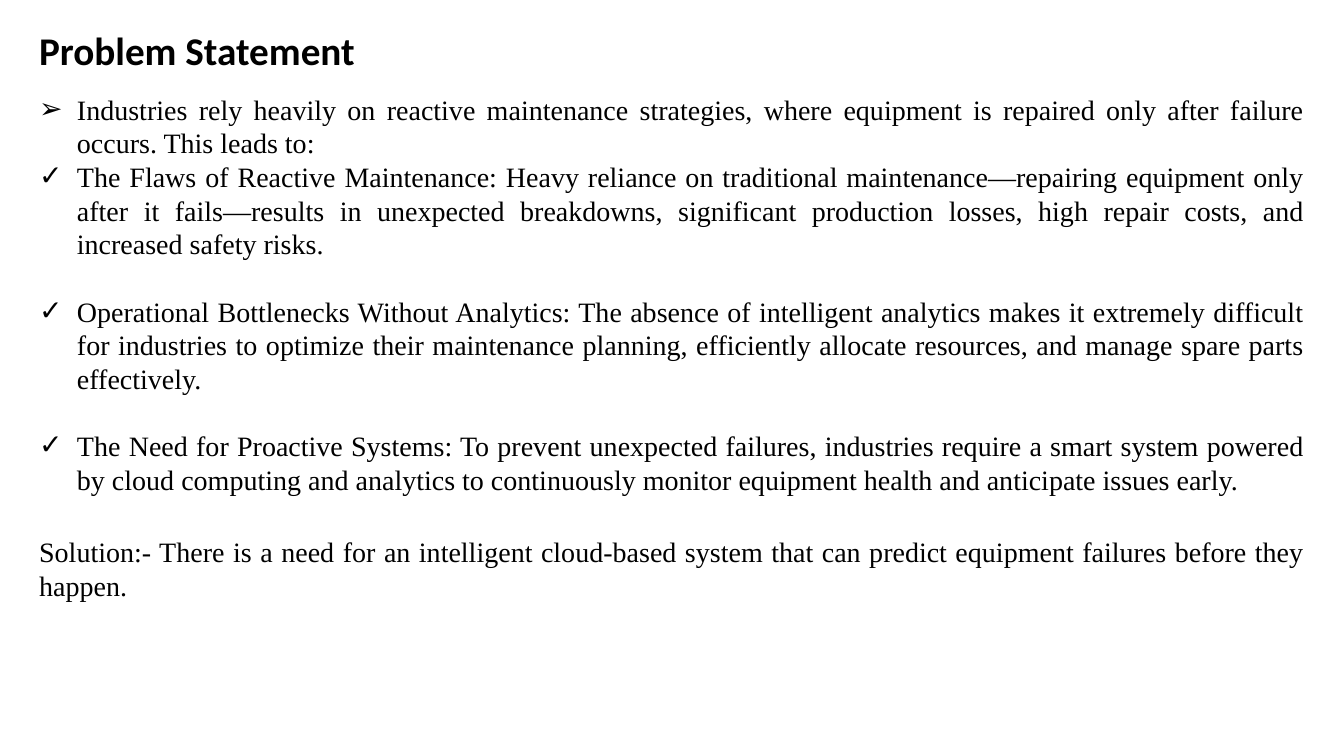
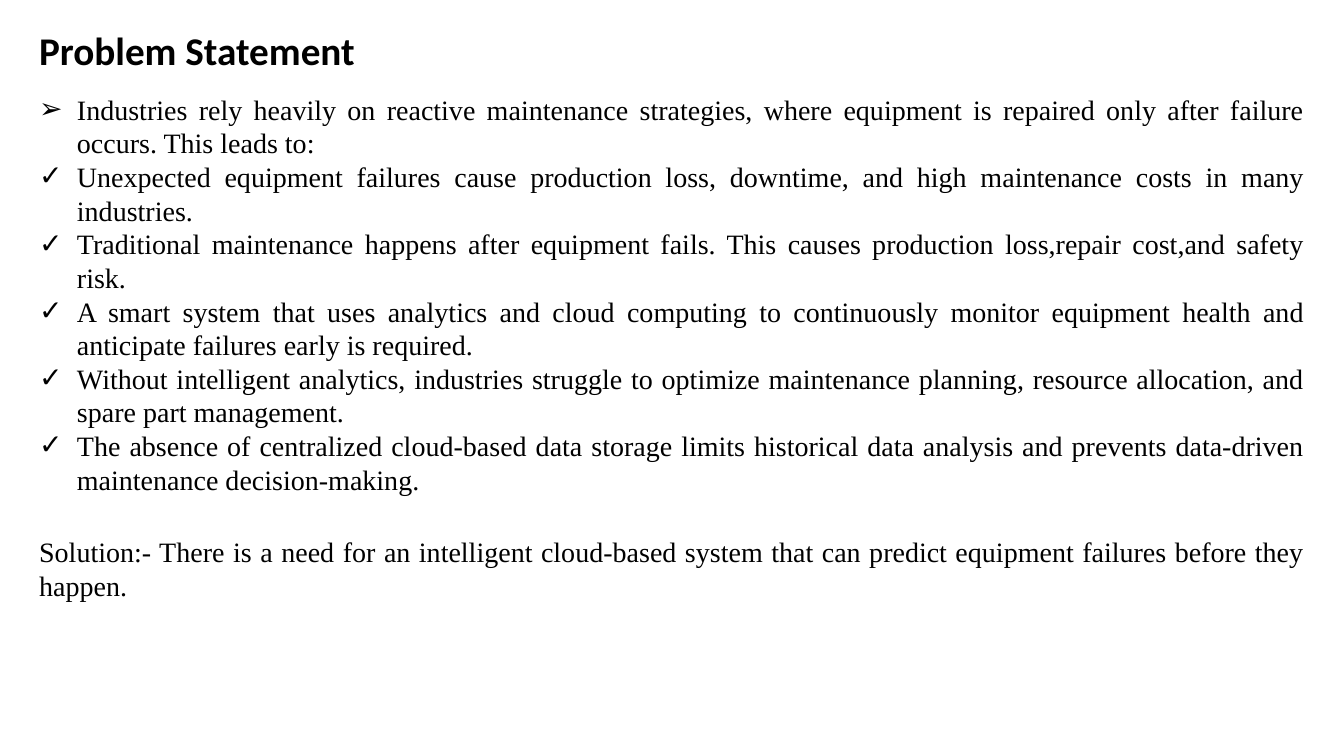
Before and after one commit to megh193/proactiveEquipmentCare, a slide deck: slide 4 of docs/Clg 2nd review.pptx. Drawn at 1344x756 pixels with LibreOffice and Linux fonts; fonts in the diff are those of the drawing. Boxes give left, top, right and bottom in pixels: in the first picture for what was removed or moved away, otherwise in the second. Text is boxed around its words. In the diff, an @@ line names an element or a change of style, - is before the commit and + after.

```diff
--- a/docs/Clg 2nd review.pptx
+++ b/docs/Clg 2nd review.pptx
@@ text at [77, 167, 1304, 495]: text changed @@
-✓ The Flaws of Reactive Maintenance: Heavy reliance on traditional maintenance—repairing equipment only after it fails—results in unexpected breakdowns, significant production losses, high repair costs, and increased safety risks.
-✓ Operational Bottlenecks Without Analytics: The absence of intelligent analytics makes it extremely difficult for industries to optimize their maintenance planning, efficiently allocate resources, and manage spare parts effectively.
-✓ The Need for Proactive Systems: To prevent unexpected failures, industries require a smart system powered by cloud computing and analytics to continuously monitor equipment health and anticipate issues early.
+✓ Unexpected equipment failures cause production loss, downtime, and high maintenance costs in many industries.
+✓ Traditional maintenance happens after equipment fails. This causes production loss,repair cost,and safety risk.
+✓ A smart system that uses analytics and cloud computing to continuously monitor equipment health and anticipate failures early is required.
+✓ Without intelligent analytics, industries struggle to optimize maintenance planning, resource allocation, and spare part management.
+✓ The absence of centralized cloud-based data storage limits historical data analysis and prevents data-driven maintenance decision-making.
```
Also in this commit, not shown: 4 other slides changed.
